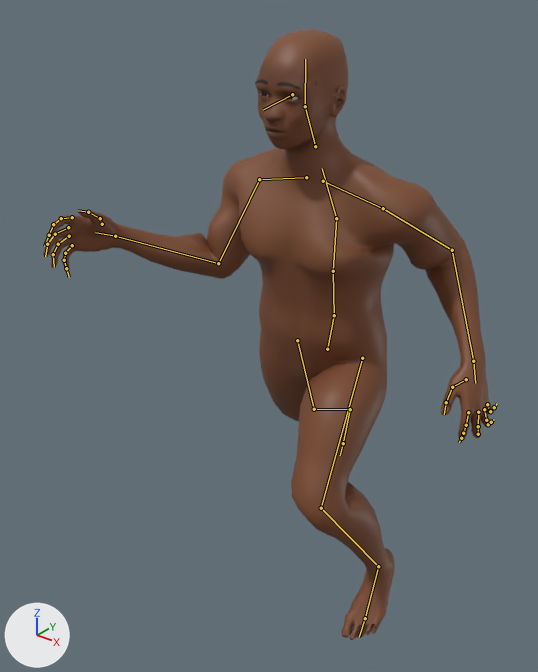
The glTF model client/public/assets/characters/prototype/awd_male_base_lod1.glb: old version first, new version second.
One viewpoint serves both versions: a camera (50 mm lens) standing at (0.998, -1.509, 1.846) and looking at (-0.192, -0.022, 0.924). Every picture has the same lights, and +X, +Y and +Z are marked at lower left. The older version comes first. Both versions are drawn at frame 6 of the action 'run'; the numbers are the values there. The bones that change, and the others that lie on the model, are drawn over the model as lines.

Objects in the first picture: 'AWD_Body_male_b1', 'AWD_Brows_b1', 'AWD_Eye_L_b1', 'AWD_Eye_R_b1'.
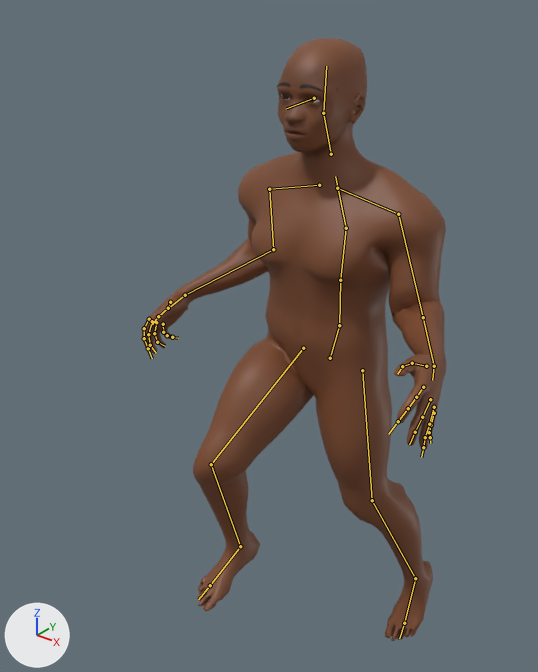
What the commit changed:
Bone 'Hips' (bone_hips) moves from (-0.002, -0.003, -0.001) to (0.007, -0.027, -0.01).
Bone 'Hips' (bone_hips) turns from (0, 6, 2) to (-4, -2, -1) degrees about its own x, y and z.
Bone 'LeftUpLeg' (bone_leftupleg) turns from (-28, -13, -29) to (7, 1, 7) degrees about its own x, y and z.
Bone 'LeftLeg' (bone_leftleg) turns from (-6, 16, 76) to (-3, 3, 19) degrees about its own x, y and z.
Bone 'LeftFoot' (bone_leftfoot) turns from (6, -1, 0) to (-19, 2, 0) degrees about its own x, y and z.
Bone 'RightUpLeg' (bone_rightupleg) turns from (-32, -8, -13) to (40, -1, 19) degrees about its own x, y and z.
Bone 'RightLeg' (bone_rightleg) turns from (13, -1, -19) to (36, 10, -55) degrees about its own x, y and z.
Bone 'RightFoot' (bone_rightfoot) turns from (-5, 0, 0) to (5, 0, 0) degrees about its own x, y and z.
Bone 'Spine' (bone_spine) turns from (-6, -4, 0) to (-5, 1, 0) degrees about its own x, y and z.
Bone 'Spine1' (bone_spine1) turns from (0, 0, 0) to (2, 0, 0) degrees about its own x, y and z.
Bone 'Spine2' (bone_spine2) turns from (-4, -5, -2) to (-3, 2, 1) degrees about its own x, y and z.
Bone 'LeftArm' (bone_leftarm) turns from (-10, 22, 40) to (-20, -2, -3) degrees about its own x, y and z.
Bone 'LeftForeArm' (bone_leftforearm) turns from (36, -7, -15) to (47, -10, -20) degrees about its own x, y and z.
Bone 'LeftHand' (bone_lefthand) turns from (-7, 4, 3) to (-12, 6, 4) degrees about its own x, y and z.
Bone 'RightArm' (bone_rightarm) turns from (-16, 13, 23) to (-17, -12, -19) degrees about its own x, y and z.
Bone 'RightForeArm' (bone_rightforearm) turns from (47, 10, 20) to (42, 9, 17) degrees about its own x, y and z.
Bone 'RightHand' (bone_righthand) turns from (-7, -3, -2) to (-12, -6, -2) degrees about its own x, y and z.

Pixel boxes [x1, y1, x2, y2] of what changed, in the pictures (538 x 672 px):
'AWD_Body_male_b1', posed (33% narrower)
    before: [43, 29, 495, 640]
    after: [142, 38, 446, 641]
'AWD_Brows_b1', posed
    before: [255, 79, 301, 89]
    after: [277, 82, 323, 92]
'AWD_Eye_R_b1', posed
    before: [260, 92, 268, 96]
    after: [281, 95, 290, 99]
bone 'Hips', root to tip
    before: (327, 349) to (334, 315)
    after: (330, 358) to (339, 325)
bone 'LeftUpLeg', root to tip
    before: (362, 358) to (321, 508)
    after: (362, 370) to (372, 500)
bone 'LeftLeg', root to tip
    before: (321, 508) to (378, 566)
    after: (372, 500) to (415, 578)
bone 'LeftFoot', root to tip
    before: (378, 566) to (365, 618)
    after: (415, 578) to (404, 623)
bone 'RightUpLeg', root to tip
    before: (297, 340) to (314, 409)
    after: (303, 348) to (211, 464)
bone 'RightLeg', root to tip
    before: (314, 409) to (350, 409)
    after: (211, 464) to (240, 546)
bone 'RightFoot', root to tip
    before: (350, 409) to (343, 443)
    after: (240, 546) to (210, 585)
bone 'Spine', root to tip
    before: (334, 315) to (333, 271)
    after: (339, 325) to (340, 280)
bone 'Spine1', root to tip
    before: (333, 271) to (336, 218)
    after: (340, 280) to (346, 228)
bone 'Spine2', root to tip
    before: (336, 218) to (322, 168)
    after: (346, 228) to (335, 176)
bone 'LeftArm', root to tip
    before: (383, 208) to (452, 250)
    after: (398, 214) to (423, 317)
bone 'LeftForeArm', root to tip
    before: (452, 250) to (473, 361)
    after: (423, 317) to (434, 366)
bone 'LeftHand', root to tip
    before: (473, 361) to (475, 383)
    after: (434, 366) to (432, 380)
bone 'RightArm', root to tip
    before: (259, 179) to (218, 263)
    after: (269, 189) to (273, 249)
bone 'RightForeArm', root to tip
    before: (218, 263) to (115, 236)
    after: (273, 249) to (185, 295)
bone 'RightHand', root to tip
    before: (115, 236) to (95, 232)
    after: (185, 295) to (170, 306)
